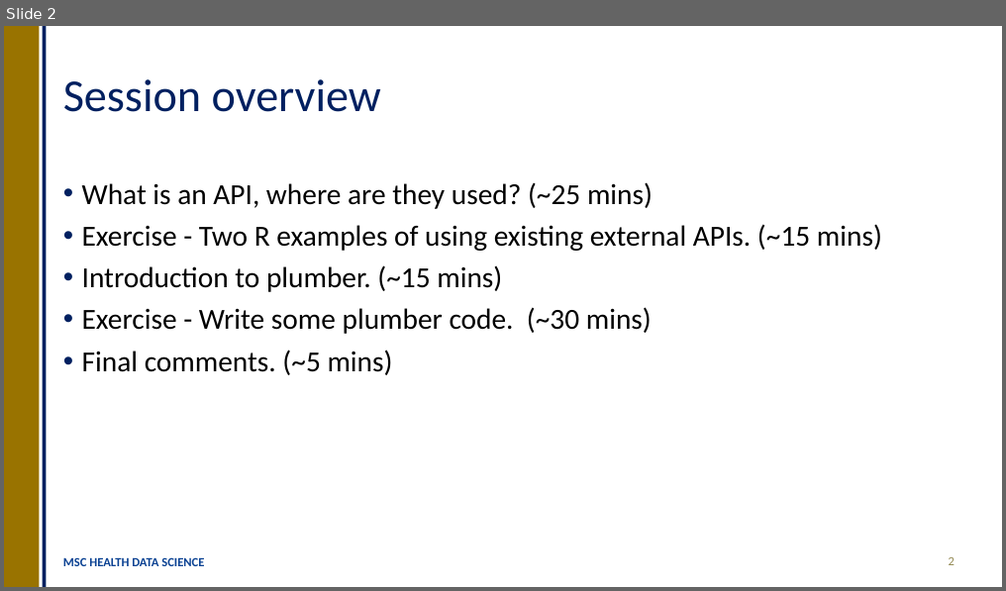
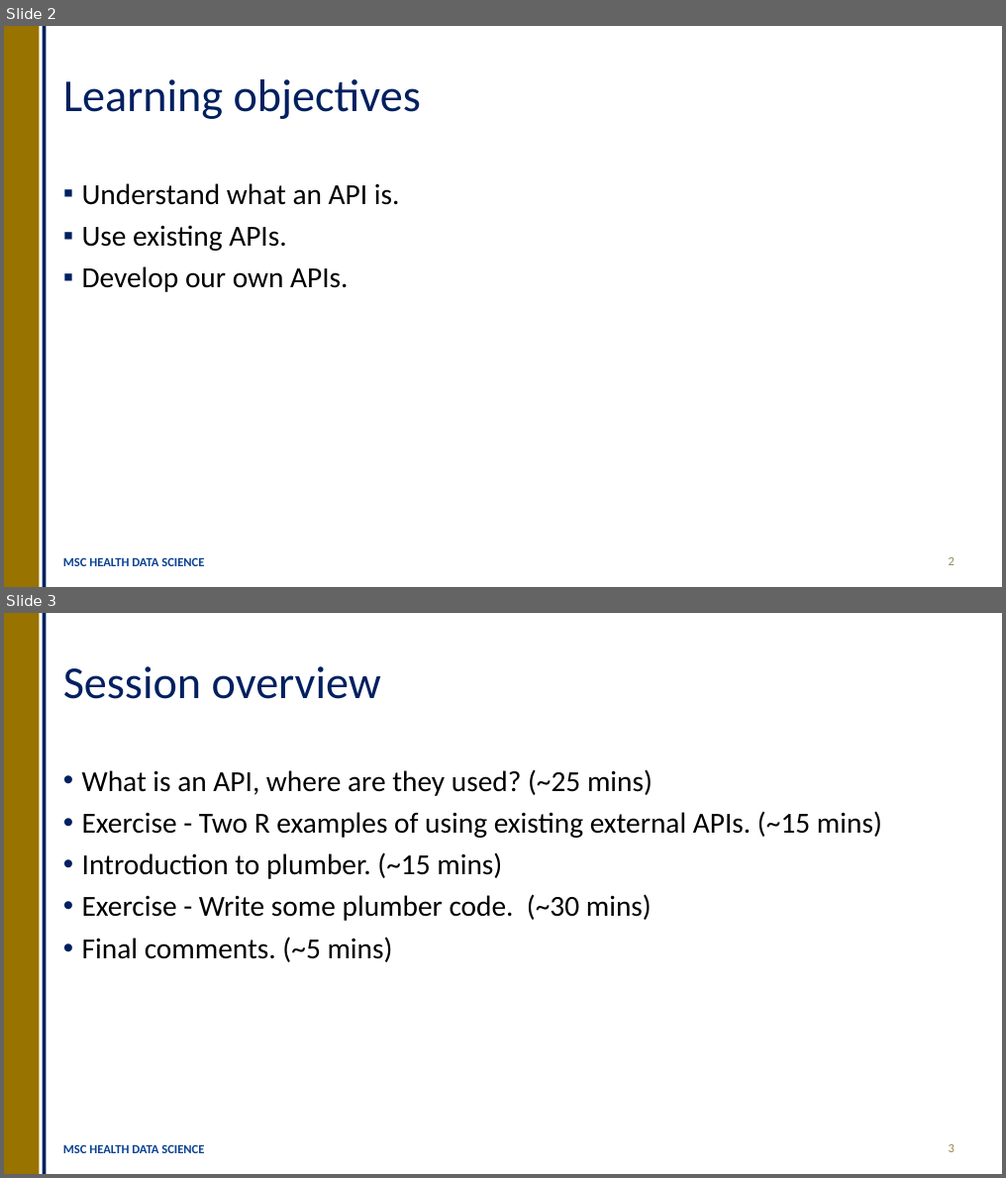
Before and after one commit to OllyButters/HDS-plumber, a slide deck: api_plumber_slides.pptx. Shown one above the other, each under a label of ours: slide 2 before the commit, slides 2 and 3 after it. The pictures are 1006x591 and 1006x1178 pixels, drawn with LibreOffice and Linux fonts; fonts in the diff are those of the drawing. Boxes give left, top, right and bottom in pixels: in the first picture for what was removed or moved away, otherwise in the second. Text is boxed around its words. In the diff, an @@ line names an element or a change of style, - is before the commit and + after.

```diff
--- a/api_plumber_slides.pptx
+++ b/api_plumber_slides.pptx
@@ slide 2 added at (4, 26, 1002, 587), background #FFFFFF; not listed: 2 template elements that a slide beside it also shows @@
@@ title added at (63, 79, 421, 119), 44 pt, text #002060 @@
+Learning objectives
@@ text added at (82, 183, 400, 292), 28 pt, text #000000 @@
+▪ Understand what an API is.
+▪ Use existing APIs.
+▪ Develop our own APIs.
@@ text added at (63, 558, 204, 567), 12 pt, text #0B4293, bold @@
+MSC HEALTH DATA SCIENCE
@@ page number added at (948, 558, 954, 566), 12 pt, text #948A54 @@
+2
@@ what was slide 2 is now slide 3 @@
```
Also in this commit, not shown: 10 slides changed, 1 other slide added, 2 other files.
